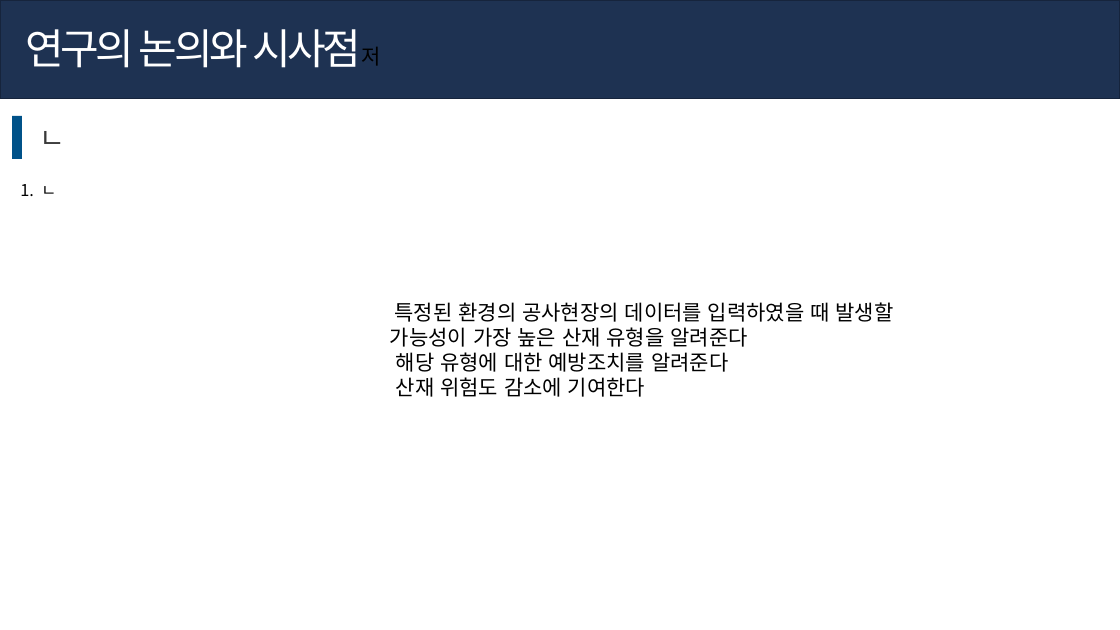
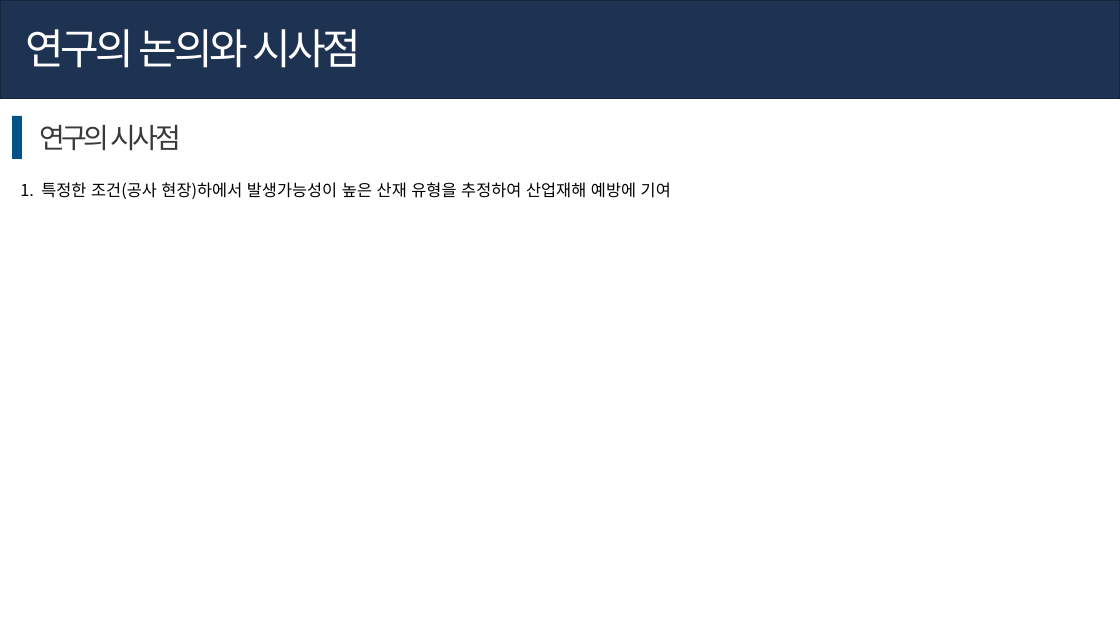
Before and after one commit to hyk2202/mega_final_project, a slide deck: slide 20 of ppt_김한열.pptx (slide 14 before the commit). Drawn at 1120x630 pixels with LibreOffice and Linux fonts; fonts in the diff are those of the drawing. Boxes give left, top, right and bottom in pixels: in the first picture for what was removed or moved away, otherwise in the second. Text is boxed around its words. In the diff, an @@ line names an element or a change of style, - is before the commit and + after.

```diff
--- a/ppt_김한열.pptx
+++ b/ppt_김한열.pptx
@@ text at (25,29,362,68): text changed @@
-연구의 논의와 시사점저
+연구의 논의와 시사점
@@ text at (39,125,181,151): text changed @@
-ㄴ
+연구의 시사점
@@ text at (41,182,671,199): text changed @@
-1. ㄴ
+1. 특정한 조건(공사 현장)하에서 발생가능성이 높은 산재 유형을 추정하여 산업재해 예방에 기여
@@ text removed at (390,302,894,397) @@
-특정된 환경의 공사현장의 데이터를 입력하였을 때 발생할 가능성이 가장 높은 산재 유형을 알려준다
-해당 유형에 대한 예방조치를 알려준다
-산재 위험도 감소에 기여한다
```
Also in this commit, not shown: 7 other slides changed, 8 slides added, 9 other files.
